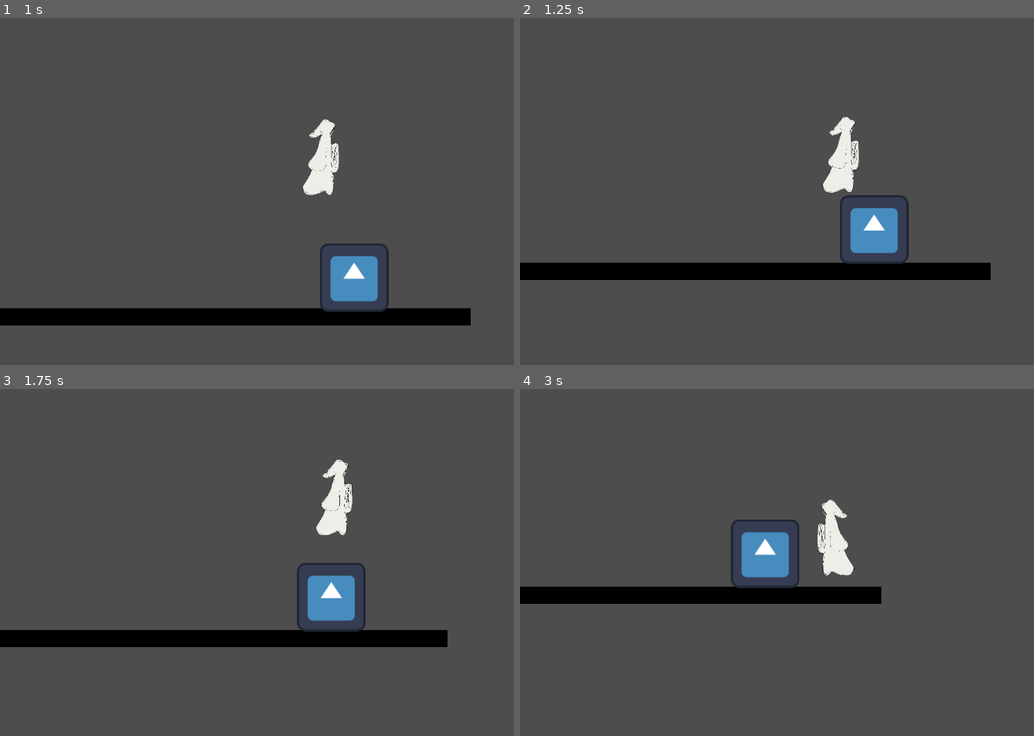
Above: before the commit, frames 1-4 (two rows, left to right).
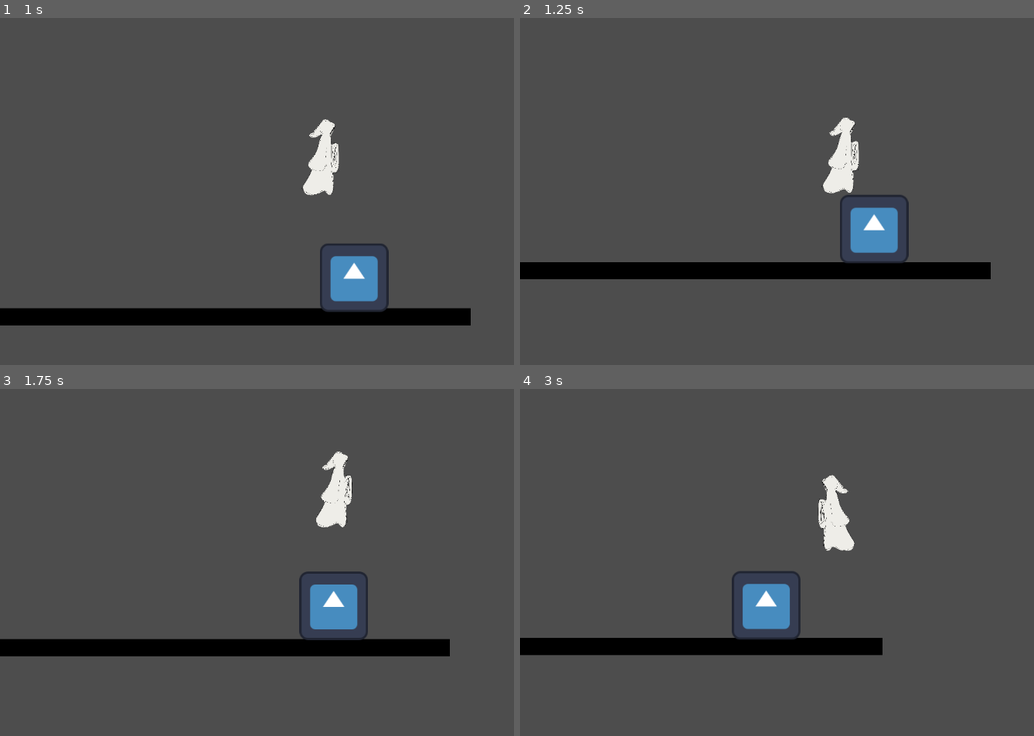
Above: after the commit, the same moments.

Repository: Obliii/projectlightbulb
Game: Godot game, scene res://scenes/main_menu.tscn
Same seed, same stepped clock (60 frames per second), same inputs: the game is played once before the commit and once after it. The engine's default icon, where the game draws it, is replaced by a stand-in: a white triangle on a blue panel in a dark square.
Inputs:
- Up to frame 1 (1 s): click "START" at 0.5 s
- Up to frame 2 (1.25 s): no input
- Up to frame 3 (1.75 s): tap Enter (ui_accept) at 1.25 s; hold D (move_right) from 1.28 s (still down); tap Space (jump) at 1.35, 1.52 s
- Up to frame 4 (3 s): tap Space (jump) at 1.82, 2.1, 2.27, 2.57, 2.85 s; release D (move_right) at 2.78 s; hold A (move_left) from 2.78 s (still down)

Frame 1 is identical in both runs. In frame 2, 0.6% of the frame differs, in the area x 0-92%, y 28-76%; in frame 3, 6.5%; in frame 4, 10%, in the area x 0-71%, y 24-77%.

Commit message:
Player State Machine and pausable entities.
State Machine for the player. Will need some edits done before I can consider it complete, but it is functional and ready.

Each State is labelled and has its own functions for the player.

Diff:
--- a/scenes/character.tscn
+++ b/scenes/character.tscn
@@ -1,7 +1,11 @@
-[gd_scene load_steps=9 format=3 uid="uid://d1ncb4sh7y5ni"]
+[gd_scene load_steps=13 format=3 uid="uid://d1ncb4sh7y5ni"]
 
-[ext_resource type="Script" path="res://scripts/CharacterBody2D.gd" id="1_klpmb"]
+[ext_resource type="Script" path="res://scripts/Player/player.gd" id="1_otwkr"]
+[ext_resource type="Script" path="res://scripts/Player/PlayerStateMachine.gd" id="2_82wuj"]
 [ext_resource type="Texture2D" uid="uid://ban8vynekmml7" path="res://assets/testprotag.png" id="2_dtq1s"]
+[ext_resource type="Script" path="res://scripts/Player/States/WalkState.gd" id="3_mxsvf"]
+[ext_resource type="Script" path="res://scripts/Player/States/IdleState.gd" id="4_4mfob"]
+[ext_resource type="Script" path="res://scripts/Player/States/JumpState.gd" id="5_h8uob"]
 
 [sub_resource type="AtlasTexture" id="AtlasTexture_0ponx"]
 atlas = ExtResource("2_dtq1s")
@@ -48,14 +52,29 @@
 [sub_resource type="RectangleShape2D" id="RectangleShape2D_msyku"]
 size = Vector2(130, 254)
 
-[node name="Character" type="CharacterBody2D"]
+[node name="Character" type="CharacterBody2D" node_paths=PackedStringArray("sprite", "entity")]
 collision_layer = 3
-script = ExtResource("1_klpmb")
+script = ExtResource("1_otwkr")
+sprite = NodePath("AnimatedSprite2D")
+entity = NodePath(".")
+
+[node name="PlayerStateMachine" type="Node" parent="." node_paths=PackedStringArray("initial_state")]
+script = ExtResource("2_82wuj")
+initial_state = NodePath("PlayerIdleState")
+
+[node name="PlayerWalkState" type="Node" parent="PlayerStateMachine"]
+script = ExtResource("3_mxsvf")
+
+[node name="PlayerIdleState" type="Node" parent="PlayerStateMachine"]
+script = ExtResource("4_4mfob")
+
+[node name="PlayerJumpState" type="Node" parent="PlayerStateMachine"]
+script = ExtResource("5_h8uob")
 
 [node name="AnimatedSprite2D" type="AnimatedSprite2D" parent="."]
 scale = Vector2(0.3, 0.3)
 sprite_frames = SubResource("SpriteFrames_pjhpb")
-animation = &"Idle"
+animation = &"Jump"
 
 [node name="CollisionShape2D" type="CollisionShape2D" parent="."]
 position = Vector2(21, 8)
@@ -66,7 +85,7 @@
 collision_mask = 3
 
 [node name="CollisionShape2D" type="CollisionShape2D" parent="Area2D"]
-position = Vector2(19, 143)
+position = Vector2(25, 120)
 shape = SubResource("RectangleShape2D_msyku")
 
 [connection signal="body_entered" from="Area2D" to="." method="_on_area_2d_body_entered"]
--- a/scenes/debugscene.tscn
+++ b/scenes/debugscene.tscn
@@ -216,6 +216,8 @@
 [node name="Character" parent="." instance=ExtResource("4_lc846")]
 position = Vector2(72, -385)
 scale = Vector2(0.3, 0.3)
+speed = null
+jump_vel = null
 
 [node name="Camera2D" type="Camera2D" parent="Character"]
 position = Vector2(-72, 385)
--- a/scripts/CharacterBody2D.gd
+++ /dev/null
@@ -1,61 +0,0 @@
-extends CharacterBody2D
-
-
-@export var speed = 150.0
-@export var jump_vel = -300.0
-
-@onready var animated_sprite = $AnimatedSprite2D
-
-# Get the gravity from the project settings to be synced with RigidBody nodes.
-var gravity = ProjectSettings.get_setting("physics/2d/default_gravity")
-
-
-func _physics_process(delta):
-	# Add the gravity.
-	if not is_on_floor():
-		velocity.y += gravity * delta
-
-	# Handle jump.
-	if Input.is_action_just_pressed("jump") and is_on_floor():
-		velocity.y = jump_vel
-
-	# Get the input direction and handle the movement/deceleration.
-	var direction = Input.get_axis("move_left", "move_right")
-
-	# Sprite flip
-	if direction > 0:
-		animated_sprite.flip_h = false
-	elif direction < 0:
-		animated_sprite.flip_h = true
-
-	# Animations
-	if is_on_floor():
-		if direction == 0:
-			animated_sprite.play("Idle")
-		else:
-			animated_sprite.play("Run")
-	else:
-		animated_sprite.play("Jump")
-
-	# Applying movement
-	if direction:
-		velocity.x = direction * speed
-	else:
-		velocity.x = move_toward(velocity.x, 0, speed)
-
-	move_and_slide()
-
-
-
-
-
-func _on_area_2d_body_entered(body):
-	if body.is_in_group("Rigidbody"):
-		body.collision_layer = 1
-		body.collision_mask = 1
-
-
-func _on_area_2d_body_exited(body):
-	if body.is_in_group("Rigidbody"):
-		body.collision_layer = 2
-		body.collision_mask = 2
--- /dev/null
+++ b/scripts/Player/PlayerStateMachine.gd
@@ -0,0 +1,41 @@
+class_name PlayerStateMachine
+extends Node
+
+@export var initial_state : PlayerState
+@export var current_state : PlayerState
+
+@export var states : Dictionary = {}
+
+# Get every state
+func _ready():
+	for child in get_children():
+		if child is PlayerState:
+			child.parent = get_parent()
+			states[child.name.to_lower()] = child
+			child.Transitioned.connect(on_child_transition)
+
+	if initial_state:
+		initial_state.EnterState()
+		current_state = initial_state
+
+func _process(delta):
+	if current_state:
+		current_state.Update(delta)
+
+func _physics_process(delta):
+	if current_state:
+		current_state.Physics_Update(delta)
+
+func on_child_transition(state):
+	if state == current_state.to_string():
+		return
+
+	var new_state = states.get(state.to_lower())
+	if !new_state:
+		return
+
+	if current_state:
+		current_state.ExitState()
+
+	new_state.EnterState()
+	current_state = new_state
--- /dev/null
+++ b/scripts/Player/States/IdleState.gd
@@ -0,0 +1,22 @@
+class_name PlayerIdleState
+extends PlayerState
+
+func EnterState():
+	parent.sprite.play("Idle")
+
+# Idle state will be the state where all states will be determined.
+
+func Physics_Update(_delta: float):
+	# Shoot Light!
+	#if Input.is_action_just_pressed("Submit"):
+		#Transitioned.emit("PlayerShootLight")
+
+	# MOVEMENT STATE
+	if Input.get_axis("move_left", "move_right"):
+		Transitioned.emit("PlayerWalkState")
+
+	JumpInput()
+
+func JumpInput():
+	if Input.is_action_just_pressed("jump"):
+		Transitioned.emit("PlayerJumpState")
--- /dev/null
+++ b/scripts/Player/States/JumpState.gd
@@ -0,0 +1,28 @@
+class_name PlayerJumpState
+extends PlayerState
+
+var MoveSpeed = 150.0
+var JumpHeight = -400.0
+
+func EnterState():
+	parent.sprite.play("Jump")
+	parent.velocity.y = JumpHeight
+
+func ExitState():
+	pass
+
+func Update(_delta: float):
+	pass
+
+func Physics_Update(_delta: float):
+	if parent.is_on_floor():
+		Transitioned.emit("PlayerIdleState")
+
+	var playerdir = Input.get_axis("move_left","move_right")
+
+	if playerdir < 0:
+		parent.sprite.flip_h = true
+	elif playerdir > 0:
+		parent.sprite.flip_h = false
+
+	parent.velocity.x = playerdir * MoveSpeed
--- /dev/null
+++ b/scripts/Player/States/PlayerState.gd
@@ -0,0 +1,18 @@
+class_name PlayerState
+extends Node
+
+var parent: Player
+
+signal Transitioned(state_name)
+
+func EnterState():
+	pass
+
+func ExitState():
+	pass
+
+func Update(_delta: float):
+	pass
+
+func Physics_Update(_delta: float):
+	pass
--- /dev/null
+++ b/scripts/Player/States/WalkState.gd
@@ -0,0 +1,37 @@
+class_name PlayerWalkState
+extends PlayerState
+
+# Movement State
+
+const WALKSPEED := 200.0
+
+var MoveSpeed
+var playerdir : float
+
+func EnterState():
+	parent.sprite.play("Run")
+	MoveSpeed = WALKSPEED
+
+func ExitState():
+	parent.velocity.x = 0
+
+func Physics_Update(_delta: float):
+	playerdir = Input.get_axis("move_left","move_right")
+
+	if playerdir < 0:
+		parent.sprite.flip_h = true
+	elif playerdir > 0:
+		parent.sprite.flip_h = false
+
+	parent.velocity.x = playerdir * MoveSpeed
+
+	JumpInput()
+	CheckStateConditions()
+
+func CheckStateConditions():
+	if playerdir == 0:
+		Transitioned.emit("PlayerIdleState")
+
+func JumpInput():
+	if Input.is_action_just_pressed("jump"):
+		Transitioned.emit("PlayerJumpState")
--- /dev/null
+++ b/scripts/Player/player.gd
@@ -0,0 +1,27 @@
+class_name Player
+extends CharacterBody2D
+
+@export var sprite : AnimatedSprite2D
+@export var entity : CharacterBody2D
+
+var gravity = ProjectSettings.get_setting("physics/2d/default_gravity")
+
+# Everything else is running on the PlayerStateMachine and its states.
+
+func _physics_process(delta):
+	# TODO: Put Gravity into it's own state?
+	if !is_on_floor():
+		velocity.y += gravity * delta
+
+	move_and_slide()
+
+func _on_area_2d_body_entered(body):
+	if body.is_in_group("Rigidbody"):
+		body.collision_layer = 1
+		body.collision_mask = 1
+
+
+func _on_area_2d_body_exited(body):
+	if body.is_in_group("Rigidbody"):
+		body.collision_layer = 2
+		body.collision_mask = 2
Not shown, added: assets/background/dark-ledge-left.png.import
Not shown, added: assets/background/dark-ledge-right.png.import
Not shown, added: assets/background/dark-pillar.png.import
Not shown, added: assets/background/dark-tallw.png.import
Not shown, added: assets/background/dark-tile-under.png.import
Not shown, added: assets/background/dark-tilefloor.png.import
Not shown, added: assets/background/light-ledge-left.png.import
Not shown, added: assets/background/light-ledge-right.png.import
Not shown, added: assets/background/light-pillar.png.import
Not shown, added: assets/background/light-tallw.png.import
Not shown, added: assets/background/light-tile-under.png.import
Not shown, added: assets/background/light-tilefloor.png.import
